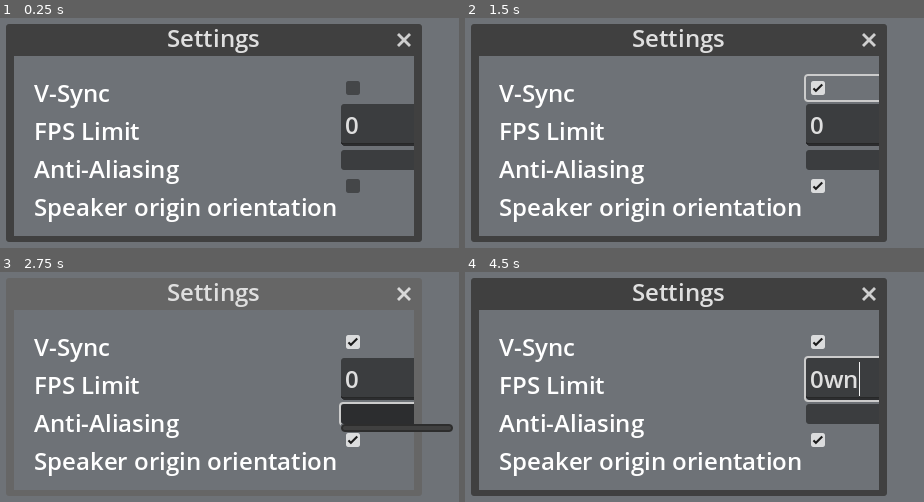
Above: before the commit, frames 1-4 (two rows, left to right).
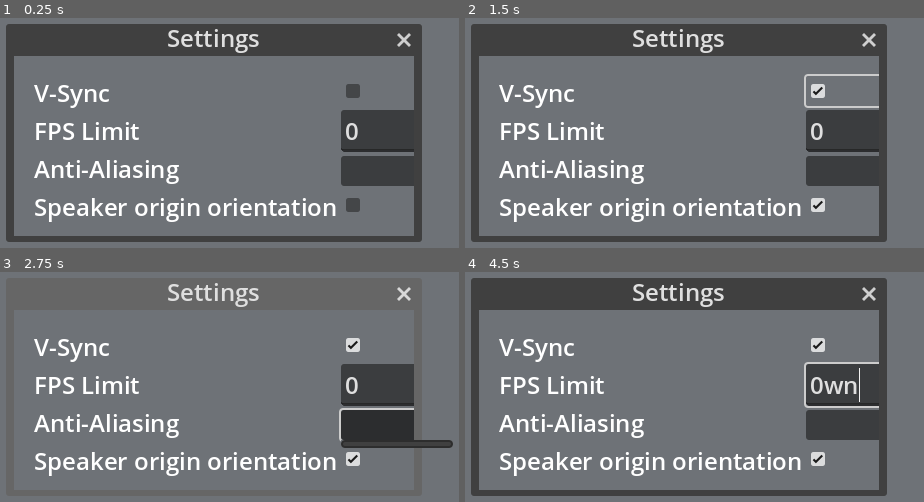
Above: after the commit, the same moments.

Repository: GRIS-UdeM/SpeakerView
Game: Godot game, scene res://scenes/settings_window.tscn
Two runs of this game, one before a commit and one after it. Both use one fixed random seed, a clock stepped at 60 frames per second and the inputs below. This scene is started directly instead of the project's main scene.
Inputs (mouse positions are in pixels of both pictures, inside the frame that each line leads up to; where the layout moved, square brackets give the same spot in the first picture):
- Up to frame 1 (0.25 s): no input
- Up to frame 2 (1.5 s): click (859, 204) [859, 185] at 0.5 s; click (859, 91) [859, 87] at 1.25 s
- Up to frame 3 (2.75 s): click (394, 426) [394, 414] at 2 s
- Up to frame 4 (4.5 s): tap Enter at 2.75, 4.25 s; move the mouse to (855, 370) at 2.77 s; hold W 2.78-3.5 s; tap F at 2.85 s; click (855, 370) at 2.92 s; tap Space at 3.5 s; drag from (520, 430) to (outside the picture) at 3.52 s; move the mouse to (outside the picture) at 4.27 s; hold W from 4.28 s (still down); tap N at 4.35 s

The runs differ from the first frame. In frame 1, 2.5% of the frame differs, in the area x 74-91%, y 27-85%; in frame 2, 2.8%; in frame 3, 3.2%; in frame 4, 3.2%, in the area x 73-91%, y 27-85%.
Error in both runs: Invalid access to property or key 'msaa_3d' on a base object of type 'null instance'. (res://scripts/settings.gd:50)

Commit message:
align checkbox

Diff:
--- a/scenes/settings_window.tscn
+++ b/scenes/settings_window.tscn
@@ -11,8 +11,8 @@
 script = ExtResource("1_jo22h")
 
 [node name="columns" type="HBoxContainer" parent="."]
-offset_right = 262.0
-offset_bottom = 119.0
+offset_right = 419.0
+offset_bottom = 160.0
 size_flags_horizontal = 3
 size_flags_vertical = 3
 
@@ -21,6 +21,7 @@
 size_flags_horizontal = 3
 
 [node name="VSync_label" type="Label" parent="columns/labels_row"]
+custom_minimum_size = Vector2(2.08165e-12, 30)
 layout_mode = 2
 tooltip_text = "If enabled, synchronizes the GPU's frame rate to the
 refresh rate of the monitor to prevent screen tearing"
@@ -28,6 +29,7 @@
 text = "V-Sync"
 
 [node name="FPS_label" type="Label" parent="columns/labels_row"]
+custom_minimum_size = Vector2(2.08165e-12, 30)
 layout_mode = 2
 tooltip_text = "Sets GPU refresh rate
 By setting it to 0 and deactivating V-Sync, the GPU will run as fast as possible"
@@ -35,6 +37,7 @@
 text = "FPS Limit"
 
 [node name="MSAA_label" type="Label" parent="columns/labels_row"]
+custom_minimum_size = Vector2(2.08165e-12, 30)
 layout_mode = 2
 tooltip_text = "Multisample antialiasing
 Higher values affect performance"
@@ -42,6 +45,7 @@
 text = "Anti-Aliasing"
 
 [node name="SpeakerOrientation_label" type="Label" parent="columns/labels_row"]
+custom_minimum_size = Vector2(2.08165e-12, 30)
 layout_mode = 2
 tooltip_text = "If enabled, orients the speakers towards the origin"
 mouse_filter = 1
@@ -52,22 +56,26 @@
 size_flags_horizontal = 3
 
 [node name="Vsync" type="CheckBox" parent="columns/options_row"]
+custom_minimum_size = Vector2(2.08165e-12, 30)
 layout_mode = 2
 tooltip_text = "If enabled, synchronizes the GPU's frame rate to the
 refresh rate of the monitor to prevent screen tearing"
 
 [node name="FPS" type="SpinBox" parent="columns/options_row"]
+custom_minimum_size = Vector2(2.08165e-12, 30)
 layout_mode = 2
 tooltip_text = "Sets GPU refresh rate
 By setting it to 0 and deactivating V-Sync, the GPU will run as fast as possible"
 max_value = 1000.0
 
 [node name="MSAA" type="OptionButton" parent="columns/options_row"]
+custom_minimum_size = Vector2(2.08165e-12, 30)
 layout_mode = 2
 tooltip_text = "Multisample antialiasing
 Higher values affect performance"
 
 [node name="SpeakerOrientation" type="CheckBox" parent="columns/options_row"]
+custom_minimum_size = Vector2(2.08165e-12, 30)
 layout_mode = 2
 tooltip_text = "If enabled, synchronizes the GPU's frame rate to the
 refresh rate of the monitor to prevent screen tearing"
--- a/scripts/Speakers.gd
+++ b/scripts/Speakers.gd
@@ -152,7 +152,6 @@
 		cube_edges.rotation = original_cube_edges_rotation
 
 func toggle_spk_orientation(button_pressed):
-	print('toggle_spk_orientation')
 	spk_origin_orientation = button_pressed
 	for i in range(speakers_scenes.size()):
 		var spk = speakers_scenes[i]
--- a/scripts/settings.gd
+++ b/scripts/settings.gd
@@ -71,7 +71,6 @@
 	speakerview_node.set_SV_anti_aliasing(msaa_selected)
 
 func _on_speaker_orientation_toggled(button_pressed):
-	print('_on_speaker_orientation_toggled')
 	spk_orientation_node.button_pressed = button_pressed
 	speakerview_node.spk_origin_orientation = button_pressed
 	speakers_node.toggle_spk_orientation(button_pressed)
